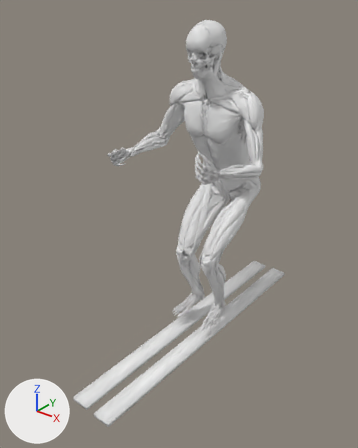
A saved change to the glTF model public/models/anatomy.glb.
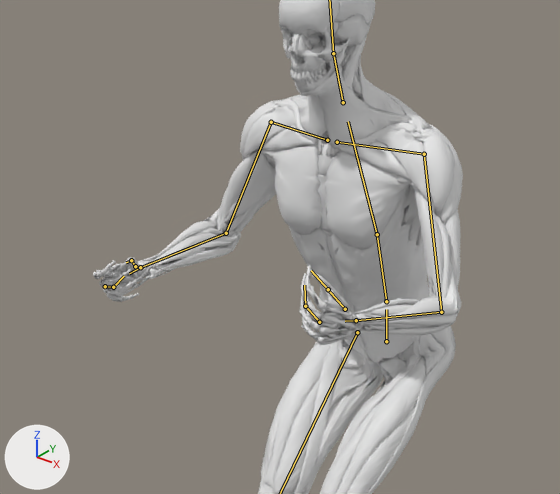
Each version appears first whole from a 50 mm lens placed at (1.32, -2.04, 1.73), pointed at (-0.04, -0.34, 0.68), and next in a close-up on the part from 19% to 85% of the width and 8% to 55% of the height. Lighting does not change. The marker at lower left points along +X, +Y and +Z. The last two pictures show the newer version. Both versions are drawn at frame 1 of the action 'stork-turns/gentle'; the numbers are the values there. The bones that change, and the others that lie on the model, are drawn over the model as lines in the close-ups.
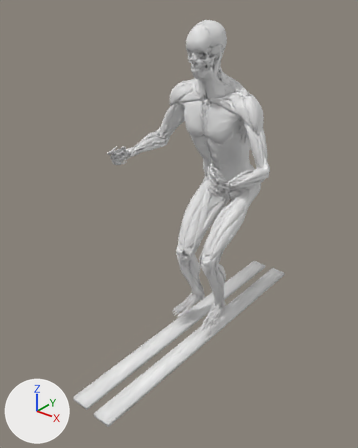
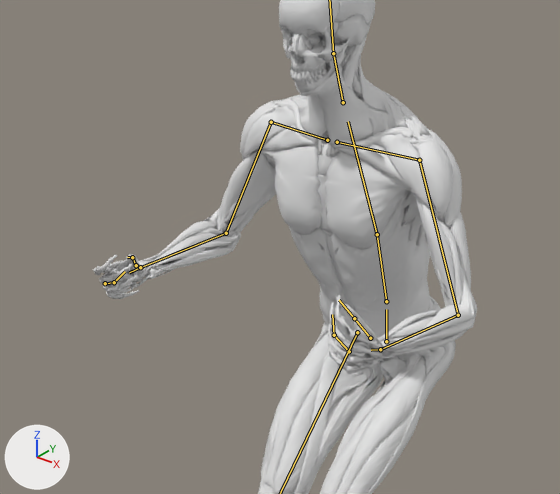
Changed parts and their boxes (x1, y1, x2, y2) in the close-ups (560 x 494 px):
'Mesh_55', posed
    before: (95, 45, 463, 494)
    after: (95, 45, 477, 494)
'Mesh_0', posed
    before: (93, 0, 440, 494)
    after: (93, 0, 445, 494)
'Mesh_9', posed (41% wider)
    before: (415, 188, 443, 298)
    after: (416, 196, 456, 305)
'Mesh_7', posed (10% wider)
    before: (376, 129, 435, 214)
    after: (374, 134, 439, 220)
'Mesh_76', posed (7% taller)
    before: (358, 55, 432, 134)
    after: (358, 55, 431, 140)
'Mesh_21', posed (8% narrower)
    before: (303, 276, 419, 335)
    after: (331, 304, 438, 363)
'Mesh_78', posed (35% wider)
    before: (444, 209, 460, 290)
    after: (449, 212, 471, 291)
bone 'scapula.L', root to tip
    before: (337, 142) to (424, 154)
    after: (337, 142) to (419, 160)
bone 'upper_arm.L', root to tip
    before: (424, 154) to (441, 312)
    after: (419, 160) to (458, 315)
bone 'hand.L', root to tip
    before: (356, 320) to (345, 321)
    after: (380, 349) to (371, 350)
bone 'hand.R', root to tip
    before: (140, 267) to (129, 273)
    after: (140, 267) to (129, 272)

What the commit changed:
Bone 'scapula.L' (bone_scapula_l) turns from (-1, 1, -9) to (-1, 1, -15) degrees about its own x, y and z.
Bone 'upper_arm.L' (bone_upper_arm_l) turns from (-32, -9, -26) to (-19, -14, -24) degrees about its own x, y and z.
Bone 'hand.L' (bone_hand_l) turns from (-1, 80, -20) to (-40, 73, -59) degrees about its own x, y and z.
Bone 'hand.R' (bone_hand_r) turns from (81, -80, -63) to (54, -84, -36) degrees about its own x, y and z.
